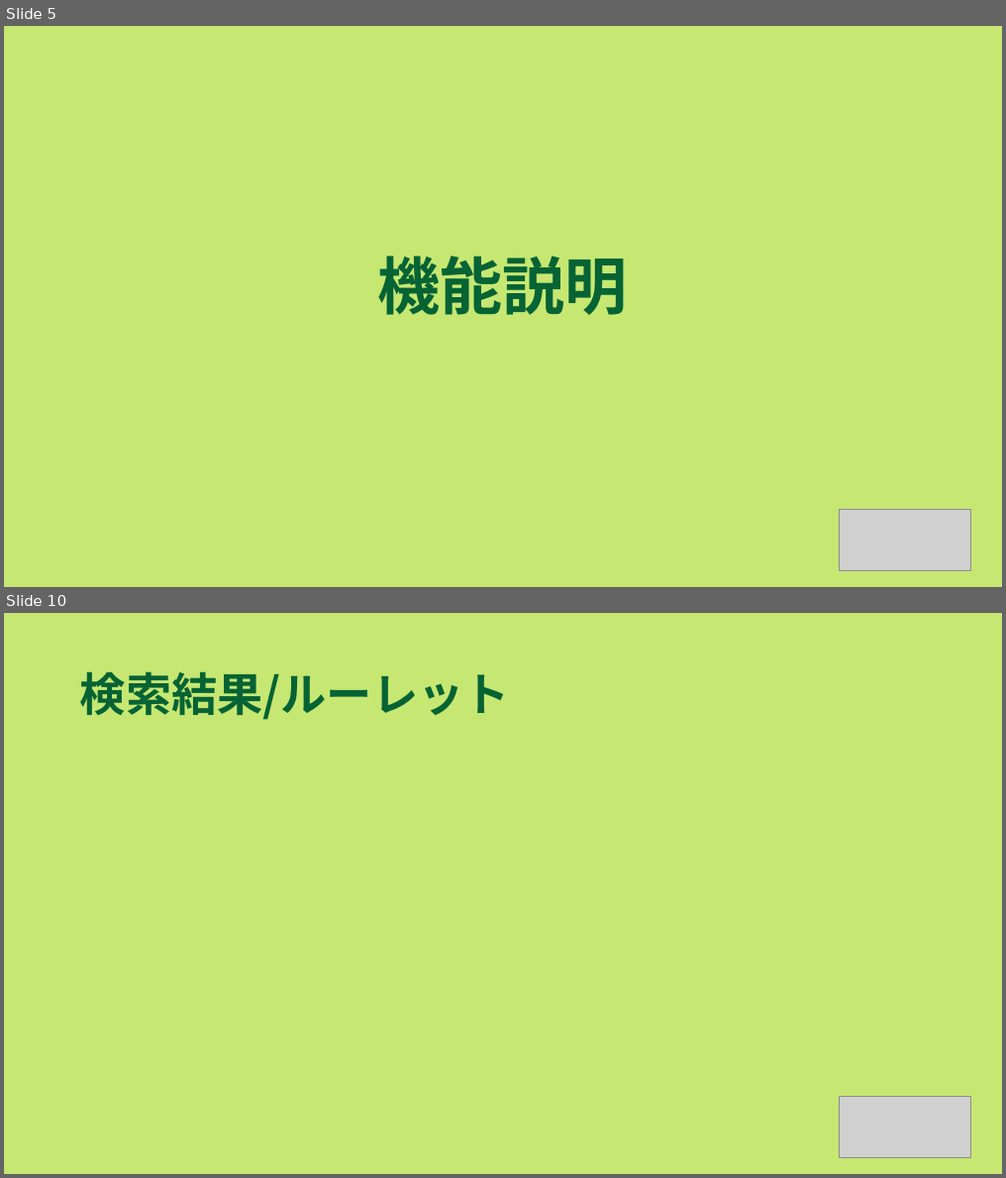
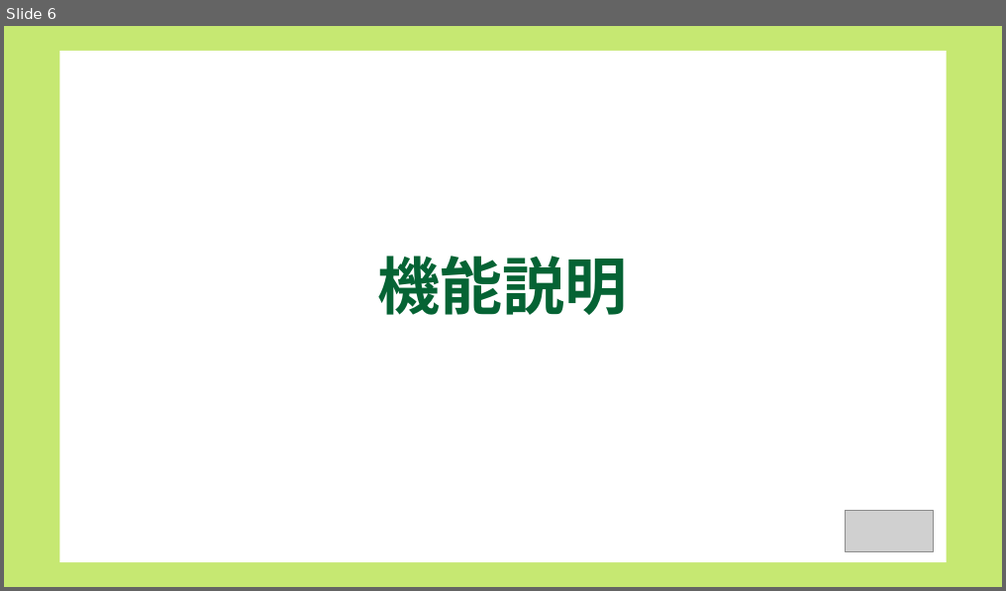
Before and after one commit to dojo2022/B-3, a slide deck: doc/B3炙りえんがわ_成果発表会資料.pptx. Shown one above the other, each under a label of ours: slides 5 and 10 before the commit, slide 6 after it; the slides between them are not shown. The pictures are 1006x1178 and 1006x591 pixels, drawn with LibreOffice and Linux fonts; fonts in the diff are those of the drawing; grey boxes stand for pictures. Boxes give left, top, right and bottom in pixels: in the first picture for what was removed or moved away, otherwise in the second. Text is boxed around its words. In the diff, an @@ line names an element or a change of style, - is before the commit and + after.

```diff
--- a/doc/B3炙りえんがわ_成果発表会資料.pptx
+++ b/doc/B3炙りえんがわ_成果発表会資料.pptx
@@ slide 10 removed at <box>4,613,1002,1174</box>, background #C6E872 @@
@@ title removed at <box>80,671,510,720</box> @@
-検索結果/ルーレット
@@ picture removed at <box>840,1096,971,1158</box> @@
@@ what was slide 5 is now slide 6 @@
@@ slide 6 changed as well @@
@@ rectangle added at <box>60,51,946,563</box>, fill #FFFFFF @@
@@ picture: place and size @@
-picture at <box>840,509,971,571</box>
+picture at <box>845,510,933,552</box>
```
Also in this commit, not shown: 13 other slides changed, 3 slides added, 5 other slides removed.
